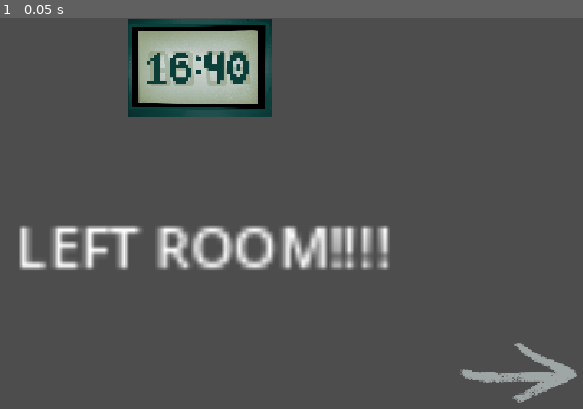
Above: before the commit, frame 1.
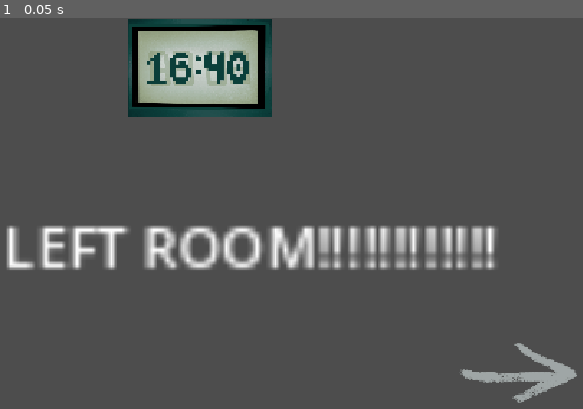
Above: after the commit, the same moment.

Repository: SillyBilly223/CountDownGameJamFUCK
Game: Godot game, scene res://rooms/testing/test_room_left.tscn
Two runs of this game, one before a commit and one after it. Both use one fixed random seed, a clock stepped at 60 frames per second and the inputs below. The project has no main scene, so this scene is started directly.
Inputs:
- Up to frame 1 (0.05 s): no input

The runs differ from the first frame. In frame 1, 6.8% of the frame differs, in the area x 1-86%, y 53-65%.

Commit message:
working on building layout

Diff:
--- /dev/null
+++ b/count-down-game-jam-yay/rooms/floor1/backyard.tscn
@@ -0,0 +1,37 @@
+[gd_scene format=3 uid="uid://diaidmwm8u4yh"]
+
+[ext_resource type="PackedScene" uid="uid://dfe4wu4a313xn" path="res://icons/main_timer.tscn" id="1_qopco"]
+[ext_resource type="PackedScene" uid="uid://ba37cdfuc5bvv" path="res://icons/right_arrow.tscn" id="2_0t4du"]
+[ext_resource type="PackedScene" uid="uid://bymfbvudukrkv" path="res://icons/left_arrow.tscn" id="3_0kqsm"]
+
+[node name="Backyard" type="Node2D" unique_id=1544991076]
+
+[node name="MainTimer" parent="." unique_id=81778749 instance=ExtResource("1_qopco")]
+position = Vector2(620, 111)
+lock_to_top_center = true
+
+[node name="LeftRoomArrow" parent="." unique_id=626279613 instance=ExtResource("2_0t4du")]
+position = Vector2(1022, 405)
+rotation = 0.46443
+Scene = "res://rooms/vents/vents.tscn"
+
+[node name="Label" type="Label" parent="." unique_id=1049603567]
+anchors_preset = 8
+anchor_left = 0.5
+anchor_top = 0.5
+anchor_right = 0.5
+anchor_bottom = 0.5
+offset_left = 309.99997
+offset_top = 269.99997
+offset_right = 417.99997
+offset_bottom = 292.99997
+grow_horizontal = 2
+grow_vertical = 2
+scale = Vector2(5, 5)
+text = "backyard!"
+
+[node name="LeftRoomArrow3" parent="." unique_id=776123765 instance=ExtResource("3_0kqsm")]
+position = Vector2(218, 604.00006)
+rotation = -1.5566688
+scale = Vector2(0.48174804, 3.048273)
+Scene = "res://rooms/floor1/dining_room.tscn"
--- /dev/null
+++ b/count-down-game-jam-yay/rooms/floor1/dining_room.tscn
@@ -0,0 +1,46 @@
+[gd_scene format=3 uid="uid://6t3ejioqp8pg"]
+
+[ext_resource type="PackedScene" uid="uid://dfe4wu4a313xn" path="res://icons/main_timer.tscn" id="1_naecn"]
+[ext_resource type="PackedScene" uid="uid://ba37cdfuc5bvv" path="res://icons/right_arrow.tscn" id="2_frekr"]
+[ext_resource type="PackedScene" uid="uid://bymfbvudukrkv" path="res://icons/left_arrow.tscn" id="3_frekr"]
+
+[node name="DiningRoom" type="Node2D" unique_id=1544991076]
+
+[node name="MainTimer" parent="." unique_id=81778749 instance=ExtResource("1_naecn")]
+position = Vector2(620, 111)
+lock_to_top_center = true
+
+[node name="LeftRoomArrow" parent="." unique_id=626279613 instance=ExtResource("2_frekr")]
+position = Vector2(1039, 520)
+
+[node name="LeftRoomArrow5" parent="." unique_id=805106808 instance=ExtResource("2_frekr")]
+position = Vector2(939, 309)
+rotation = -1.5902038
+scale = Vector2(0.40011346, 1)
+Scene = "res://rooms/floor1/backyard.tscn"
+
+[node name="LeftRoomArrow6" parent="." unique_id=1036897679 instance=ExtResource("2_frekr")]
+position = Vector2(590.00006, 604)
+rotation = -4.7159634
+scale = Vector2(0.40030786, 1.5623835)
+Scene = "res://rooms/floor1/main_room.tscn"
+
+[node name="Label" type="Label" parent="." unique_id=1049603567]
+anchors_preset = 8
+anchor_left = 0.5
+anchor_top = 0.5
+anchor_right = 0.5
+anchor_bottom = 0.5
+offset_left = 309.99997
+offset_top = 269.99997
+offset_right = 417.99997
+offset_bottom = 292.99997
+grow_horizontal = 2
+grow_vertical = 2
+scale = Vector2(5, 5)
+text = "dining rom
+:D"
+
+[node name="LeftRoomArrow3" parent="." unique_id=776123765 instance=ExtResource("3_frekr")]
+position = Vector2(111, 529)
+Scene = "res://rooms/floor1/kitchen.tscn"
--- /dev/null
+++ b/count-down-game-jam-yay/rooms/floor1/infinite_hallway.tscn
@@ -0,0 +1,35 @@
+[gd_scene format=3 uid="uid://ke4mngh60k05"]
+
+[ext_resource type="PackedScene" uid="uid://dfe4wu4a313xn" path="res://icons/main_timer.tscn" id="1_u3e8n"]
+[ext_resource type="PackedScene" uid="uid://ba37cdfuc5bvv" path="res://icons/right_arrow.tscn" id="2_ys4iq"]
+[ext_resource type="PackedScene" uid="uid://bymfbvudukrkv" path="res://icons/left_arrow.tscn" id="3_2x027"]
+
+[node name="MainRoom" type="Node2D" unique_id=1544991076]
+
+[node name="MainTimer" parent="." unique_id=81778749 instance=ExtResource("1_u3e8n")]
+position = Vector2(620, 111)
+lock_to_top_center = true
+
+[node name="LeftRoomArrow" parent="." unique_id=626279613 instance=ExtResource("2_ys4iq")]
+position = Vector2(1039, 520)
+Scene = "res://rooms/floor1/infinite_hallway.tscn"
+
+[node name="Label" type="Label" parent="." unique_id=1049603567]
+anchors_preset = 8
+anchor_left = 0.5
+anchor_top = 0.5
+anchor_right = 0.5
+anchor_bottom = 0.5
+offset_left = 309.99997
+offset_top = 269.99997
+offset_right = 417.99997
+offset_bottom = 292.99997
+grow_horizontal = 2
+grow_vertical = 2
+scale = Vector2(5, 5)
+text = "infinite
+hallway"
+
+[node name="LeftRoomArrow3" parent="." unique_id=776123765 instance=ExtResource("3_2x027")]
+position = Vector2(111, 529)
+Scene = "res://rooms/floor1/main_room.tscn"
--- /dev/null
+++ b/count-down-game-jam-yay/rooms/floor1/kitchen.tscn
@@ -0,0 +1,40 @@
+[gd_scene format=3 uid="uid://cknt7qgfh5xy"]
+
+[ext_resource type="PackedScene" uid="uid://dfe4wu4a313xn" path="res://icons/main_timer.tscn" id="1_ssjmc"]
+[ext_resource type="PackedScene" uid="uid://ba37cdfuc5bvv" path="res://icons/right_arrow.tscn" id="2_xetnr"]
+[ext_resource type="PackedScene" uid="uid://bymfbvudukrkv" path="res://icons/left_arrow.tscn" id="3_fpsur"]
+
+[node name="Kitchen" type="Node2D" unique_id=1544991076]
+
+[node name="MainTimer" parent="." unique_id=81778749 instance=ExtResource("1_ssjmc")]
+position = Vector2(620, 111)
+lock_to_top_center = true
+
+[node name="LeftRoomArrow" parent="." unique_id=626279613 instance=ExtResource("2_xetnr")]
+position = Vector2(1039, 520)
+Scene = "res://rooms/floor1/dining_room.tscn"
+
+[node name="LeftRoomArrow5" parent="." unique_id=805106808 instance=ExtResource("2_xetnr")]
+position = Vector2(146, 191.00002)
+rotation = -1.5902038
+scale = Vector2(0.40011346, 1)
+Scene = "res://rooms/floor1/kitchen_bathroom.tscn"
+
+[node name="Label" type="Label" parent="." unique_id=1049603567]
+anchors_preset = 8
+anchor_left = 0.5
+anchor_top = 0.5
+anchor_right = 0.5
+anchor_bottom = 0.5
+offset_left = 309.99997
+offset_top = 269.99997
+offset_right = 417.99997
+offset_bottom = 292.99997
+grow_horizontal = 2
+grow_vertical = 2
+scale = Vector2(5, 5)
+text = "KITCHN"
+
+[node name="LeftRoomArrow3" parent="." unique_id=776123765 instance=ExtResource("3_fpsur")]
+position = Vector2(111, 529)
+Scene = "res://rooms/vents/vents.tscn"
--- /dev/null
+++ b/count-down-game-jam-yay/rooms/floor1/kitchen_bathroom.tscn
@@ -0,0 +1,51 @@
+[gd_scene format=3 uid="uid://c1hd7hwkyikpc"]
+
+[ext_resource type="PackedScene" uid="uid://dfe4wu4a313xn" path="res://icons/main_timer.tscn" id="1_jbhe2"]
+[ext_resource type="PackedScene" uid="uid://ba37cdfuc5bvv" path="res://icons/right_arrow.tscn" id="2_8su02"]
+[ext_resource type="PackedScene" uid="uid://bymfbvudukrkv" path="res://icons/left_arrow.tscn" id="3_aiqkm"]
+
+[node name="KitchenRestroom" type="Node2D" unique_id=1544991076]
+
+[node name="MainTimer" parent="." unique_id=81778749 instance=ExtResource("1_jbhe2")]
+position = Vector2(620, 111)
+lock_to_top_center = true
+
+[node name="LeftRoomArrow" parent="." unique_id=626279613 instance=ExtResource("2_8su02")]
+position = Vector2(1039, 520)
+Scene = "res://rooms/floor1/kitchen.tscn"
+
+[node name="Label" type="Label" parent="." unique_id=1049603567]
+anchors_preset = 8
+anchor_left = 0.5
+anchor_top = 0.5
+anchor_right = 0.5
+anchor_bottom = 0.5
+offset_left = 397.0
+offset_top = 246.0
+offset_right = 505.0
+offset_bottom = 295.0
+grow_horizontal = 2
+grow_vertical = 2
+scale = Vector2(5, 5)
+text = "bathroom
+floor 1"
+
+[node name="Label2" type="Label" parent="." unique_id=899014403]
+anchors_preset = 8
+anchor_left = 0.5
+anchor_top = 0.5
+anchor_right = 0.5
+anchor_bottom = 0.5
+offset_left = 36.00009
+offset_top = 135.0
+offset_right = 144.00009
+offset_bottom = 184.0
+grow_horizontal = 2
+grow_vertical = 2
+rotation = -0.24280903
+scale = Vector2(5, 5)
+text = "mirror.."
+
+[node name="LeftRoomArrow4" parent="." unique_id=13454611 instance=ExtResource("3_aiqkm")]
+position = Vector2(108, 125)
+rotation = 1.5589893
--- /dev/null
+++ b/count-down-game-jam-yay/rooms/floor1/library.tscn
@@ -0,0 +1,30 @@
+[gd_scene format=3 uid="uid://c2avvkdl4qjh0"]
+
+[ext_resource type="PackedScene" uid="uid://dfe4wu4a313xn" path="res://icons/main_timer.tscn" id="1_gkieb"]
+[ext_resource type="PackedScene" uid="uid://ba37cdfuc5bvv" path="res://icons/right_arrow.tscn" id="2_4sw2e"]
+
+[node name="MainRoom" type="Node2D" unique_id=1544991076]
+
+[node name="MainTimer" parent="." unique_id=81778749 instance=ExtResource("1_gkieb")]
+position = Vector2(620, 111)
+lock_to_top_center = true
+
+[node name="LeftRoomArrow" parent="." unique_id=626279613 instance=ExtResource("2_4sw2e")]
+position = Vector2(1039, 520)
+Scene = "res://rooms/floor1/main_room.tscn"
+
+[node name="Label" type="Label" parent="." unique_id=1049603567]
+anchors_preset = 8
+anchor_left = 0.5
+anchor_top = 0.5
+anchor_right = 0.5
+anchor_bottom = 0.5
+offset_left = 309.99997
+offset_top = 269.99997
+offset_right = 417.99997
+offset_bottom = 292.99997
+grow_horizontal = 2
+grow_vertical = 2
+scale = Vector2(5, 5)
+text = "LIBRARY
+MAZE"
--- /dev/null
+++ b/count-down-game-jam-yay/rooms/floor1/main_room.tscn
@@ -0,0 +1,51 @@
+[gd_scene format=3 uid="uid://bmjkmgfg5xojk"]
+
+[ext_resource type="PackedScene" uid="uid://dfe4wu4a313xn" path="res://icons/main_timer.tscn" id="1_1c81y"]
+[ext_resource type="PackedScene" uid="uid://ba37cdfuc5bvv" path="res://icons/right_arrow.tscn" id="2_sybnr"]
+[ext_resource type="PackedScene" uid="uid://bymfbvudukrkv" path="res://icons/left_arrow.tscn" id="3_sybnr"]
+
+[node name="MainRoom" type="Node2D" unique_id=1544991076]
+
+[node name="MainTimer" parent="." unique_id=81778749 instance=ExtResource("1_1c81y")]
+position = Vector2(620, 111)
+lock_to_top_center = true
+
+[node name="LeftRoomArrow" parent="." unique_id=626279613 instance=ExtResource("2_sybnr")]
+position = Vector2(1039, 520)
+Scene = "res://rooms/floor1/infinite_hallway.tscn"
+
+[node name="LeftRoomArrow5" parent="." unique_id=805106808 instance=ExtResource("2_sybnr")]
+position = Vector2(612, 540)
+rotation = -1.5902038
+scale = Vector2(0.40011346, 1)
+Scene = "res://rooms/floor1/dining_room.tscn"
+
+[node name="LeftRoomArrow2" parent="." unique_id=201403606 instance=ExtResource("2_sybnr")]
+position = Vector2(1028, 135.99997)
+rotation = -0.7096973
+Scene = "res://rooms/floor2/left_hallway.tscn"
+
+[node name="Label" type="Label" parent="." unique_id=1049603567]
+anchors_preset = 8
+anchor_left = 0.5
+anchor_top = 0.5
+anchor_right = 0.5
+anchor_bottom = 0.5
+offset_left = 309.99997
+offset_top = 269.99997
+offset_right = 417.99997
+offset_bottom = 292.99997
+grow_horizontal = 2
+grow_vertical = 2
+scale = Vector2(5, 5)
+text = "main room
+floor 1"
+
+[node name="LeftRoomArrow3" parent="." unique_id=776123765 instance=ExtResource("3_sybnr")]
+position = Vector2(111, 529)
+Scene = "res://rooms/floor1/library.tscn"
+
+[node name="LeftRoomArrow4" parent="." unique_id=13454611 instance=ExtResource("3_sybnr")]
+position = Vector2(108, 125)
+rotation = 0.5151133
+Scene = "res://rooms/floor2/right_hallway.tscn"
--- /dev/null
+++ b/count-down-game-jam-yay/rooms/floor2/left_hallway.tscn
@@ -0,0 +1,44 @@
+[gd_scene format=3 uid="uid://bnv8l25wso513"]
+
+[ext_resource type="PackedScene" uid="uid://dfe4wu4a313xn" path="res://icons/main_timer.tscn" id="1_b1s6g"]
+[ext_resource type="PackedScene" uid="uid://ba37cdfuc5bvv" path="res://icons/right_arrow.tscn" id="2_gy20i"]
+[ext_resource type="PackedScene" uid="uid://bymfbvudukrkv" path="res://icons/left_arrow.tscn" id="3_i8h5f"]
+
+[node name="MainRoom" type="Node2D" unique_id=1544991076]
+
+[node name="MainTimer" parent="." unique_id=81778749 instance=ExtResource("1_b1s6g")]
+position = Vector2(620, 111)
+lock_to_top_center = true
+
+[node name="LeftRoomArrow" parent="." unique_id=626279613 instance=ExtResource("2_gy20i")]
+position = Vector2(1039, 520)
+Scene = "res://rooms/floor1/infinite_hallway.tscn"
+
+[node name="LeftRoomArrow2" parent="." unique_id=63514055 instance=ExtResource("2_gy20i")]
+position = Vector2(924, 364)
+Scene = "res://rooms/floor1/infinite_hallway.tscn"
+
+[node name="LeftRoomArrow5" parent="." unique_id=1027326641 instance=ExtResource("2_gy20i")]
+position = Vector2(812, 231)
+Scene = "res://rooms/floor1/infinite_hallway.tscn"
+
+[node name="Label" type="Label" parent="." unique_id=1049603567]
+anchors_preset = 8
+anchor_left = 0.5
+anchor_top = 0.5
+anchor_right = 0.5
+anchor_bottom = 0.5
+offset_left = 309.99997
+offset_top = 269.99997
+offset_right = 417.99997
+offset_bottom = 292.99997
+grow_horizontal = 2
+grow_vertical = 2
+scale = Vector2(5, 5)
+text = "right hall
+floor 2"
+
+[node name="LeftRoomArrow3" parent="." unique_id=776123765 instance=ExtResource("3_i8h5f")]
+position = Vector2(148, 564.99994)
+rotation = -0.6234449
+Scene = "res://rooms/floor1/main_room.tscn"
--- /dev/null
+++ b/count-down-game-jam-yay/rooms/floor2/right_hallway.tscn
@@ -0,0 +1,47 @@
+[gd_scene format=3 uid="uid://8wgwbd4qfx88"]
+
+[ext_resource type="PackedScene" uid="uid://dfe4wu4a313xn" path="res://icons/main_timer.tscn" id="1_mufcr"]
+[ext_resource type="PackedScene" uid="uid://ba37cdfuc5bvv" path="res://icons/right_arrow.tscn" id="2_rhixr"]
+[ext_resource type="PackedScene" uid="uid://bymfbvudukrkv" path="res://icons/left_arrow.tscn" id="3_ih8ry"]
+
+[node name="MainRoom" type="Node2D" unique_id=1544991076]
+
+[node name="MainTimer" parent="." unique_id=81778749 instance=ExtResource("1_mufcr")]
+position = Vector2(620, 111)
+lock_to_top_center = true
+
+[node name="LeftRoomArrow" parent="." unique_id=626279613 instance=ExtResource("2_rhixr")]
+position = Vector2(109, 527)
+rotation = 3.1415927
+Scene = "res://rooms/floor1/infinite_hallway.tscn"
+
+[node name="LeftRoomArrow2" parent="." unique_id=63514055 instance=ExtResource("2_rhixr")]
+position = Vector2(188, 364)
+rotation = 3.1415927
+Scene = "res://rooms/floor1/infinite_hallway.tscn"
+
+[node name="LeftRoomArrow5" parent="." unique_id=1027326641 instance=ExtResource("2_rhixr")]
+position = Vector2(276, 231)
+rotation = 3.1415927
+Scene = "res://rooms/floor1/infinite_hallway.tscn"
+
+[node name="Label" type="Label" parent="." unique_id=1049603567]
+anchors_preset = 8
+anchor_left = 0.5
+anchor_top = 0.5
+anchor_right = 0.5
+anchor_bottom = 0.5
+offset_left = 480.0
+offset_top = 261.0
+offset_right = 588.0
+offset_bottom = 310.0
+grow_horizontal = 2
+grow_vertical = 2
+scale = Vector2(5, 5)
+text = "left hall
+floor 2"
+
+[node name="LeftRoomArrow3" parent="." unique_id=776123765 instance=ExtResource("3_ih8ry")]
+position = Vector2(1030, 540)
+rotation = -2.4632373
+Scene = "res://rooms/floor1/main_room.tscn"
--- a/count-down-game-jam-yay/rooms/testing/test_room_left.tscn
+++ b/count-down-game-jam-yay/rooms/testing/test_room_left.tscn
@@ -1,9 +1,9 @@
-[gd_scene format=3 uid="uid://vbienmdruppx"]
+[gd_scene format=3 uid="uid://cuva2n1e36fft"]
 
 [ext_resource type="PackedScene" uid="uid://dfe4wu4a313xn" path="res://icons/main_timer.tscn" id="1_qmcu5"]
 [ext_resource type="PackedScene" uid="uid://ba37cdfuc5bvv" path="res://icons/right_arrow.tscn" id="2_qmcu5"]
 
-[node name="TestRoomLeft" type="Node2D" unique_id=1544991076]
+[node name="TestLeftRoom" type="Node2D" unique_id=1544991076]
 
 [node name="MainTimer" parent="." unique_id=81778749 instance=ExtResource("1_qmcu5")]
 position = Vector2(620, 111)
@@ -26,4 +26,4 @@
 grow_horizontal = 2
 grow_vertical = 2
 scale = Vector2(5, 5)
-text = "LEFT ROOM!!!!"
+text = "LEFT ROOM!!!!!!!!!!!!"
--- /dev/null
+++ b/count-down-game-jam-yay/rooms/vents/vents.tscn
@@ -0,0 +1,48 @@
+[gd_scene format=3 uid="uid://cibibwb20kfri"]
+
+[ext_resource type="PackedScene" uid="uid://dfe4wu4a313xn" path="res://icons/main_timer.tscn" id="1_3g8j0"]
+[ext_resource type="PackedScene" uid="uid://ba37cdfuc5bvv" path="res://icons/right_arrow.tscn" id="2_kyop4"]
+[ext_resource type="PackedScene" uid="uid://bymfbvudukrkv" path="res://icons/left_arrow.tscn" id="3_mx73j"]
+
+[node name="MainRoom" type="Node2D" unique_id=1544991076]
+
+[node name="MainTimer" parent="." unique_id=81778749 instance=ExtResource("1_3g8j0")]
+position = Vector2(620, 111)
+lock_to_top_center = true
+
+[node name="LeftRoomArrow" parent="." unique_id=626279613 instance=ExtResource("2_kyop4")]
+position = Vector2(738, 560)
+
+[node name="LeftRoomArrow2" parent="." unique_id=1319113180 instance=ExtResource("2_kyop4")]
+position = Vector2(989, 373)
+
+[node name="LeftRoomArrow5" parent="." unique_id=1219429238 instance=ExtResource("2_kyop4")]
+position = Vector2(818.99994, 194)
+rotation = -1.6032592
+Scene = "res://rooms/floor1/backyard.tscn"
+
+[node name="LeftRoomArrow6" parent="." unique_id=1160833779 instance=ExtResource("2_kyop4")]
+position = Vector2(579.00006, 279)
+rotation = -4.734145
+
+[node name="Label" type="Label" parent="." unique_id=1049603567]
+anchors_preset = 8
+anchor_left = 0.5
+anchor_top = 0.5
+anchor_right = 0.5
+anchor_bottom = 0.5
+offset_left = 85.000015
+offset_top = 515.0
+offset_right = 193.00002
+offset_bottom = 538.0
+grow_horizontal = 2
+grow_vertical = 2
+scale = Vector2(5, 5)
+text = "vents"
+
+[node name="LeftRoomArrow3" parent="." unique_id=776123765 instance=ExtResource("3_mx73j")]
+position = Vector2(210, 466)
+Scene = "res://rooms/floor1/kitchen.tscn"
+
+[node name="LeftRoomArrow4" parent="." unique_id=195931009 instance=ExtResource("3_mx73j")]
+position = Vector2(203, 243)
--- a/count-down-game-jam-yay/scripts/action_button.gd
+++ b/count-down-game-jam-yay/scripts/action_button.gd
@@ -21,6 +21,8 @@
 
 	if lock_label_pos and cost_popup:
 		cost_popup.global_rotation = 0.0
+		cost_popup.global_scale = Vector2(1.0, 1.0)
+		cost_popup.global_skew = 0
 		cost_popup.global_position = Vector2(self.global_position.x, self.global_position.y + label_y_mod)
 
 func _mouse_enter() -> void:
